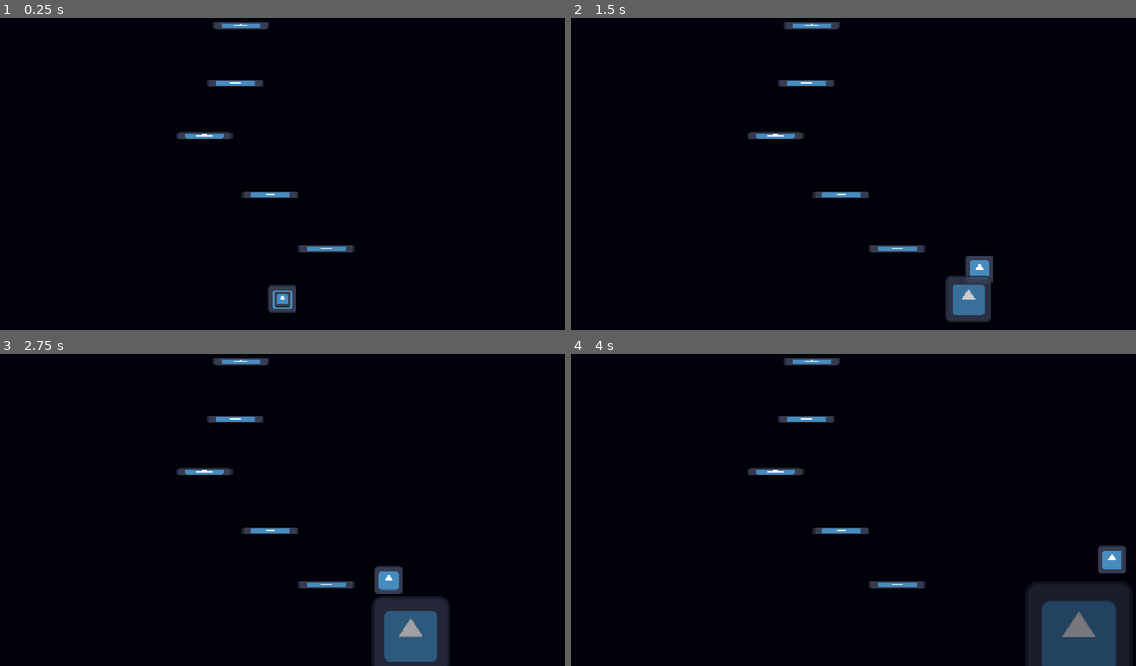
Above: before the commit, frames 1-4 (two rows, left to right).
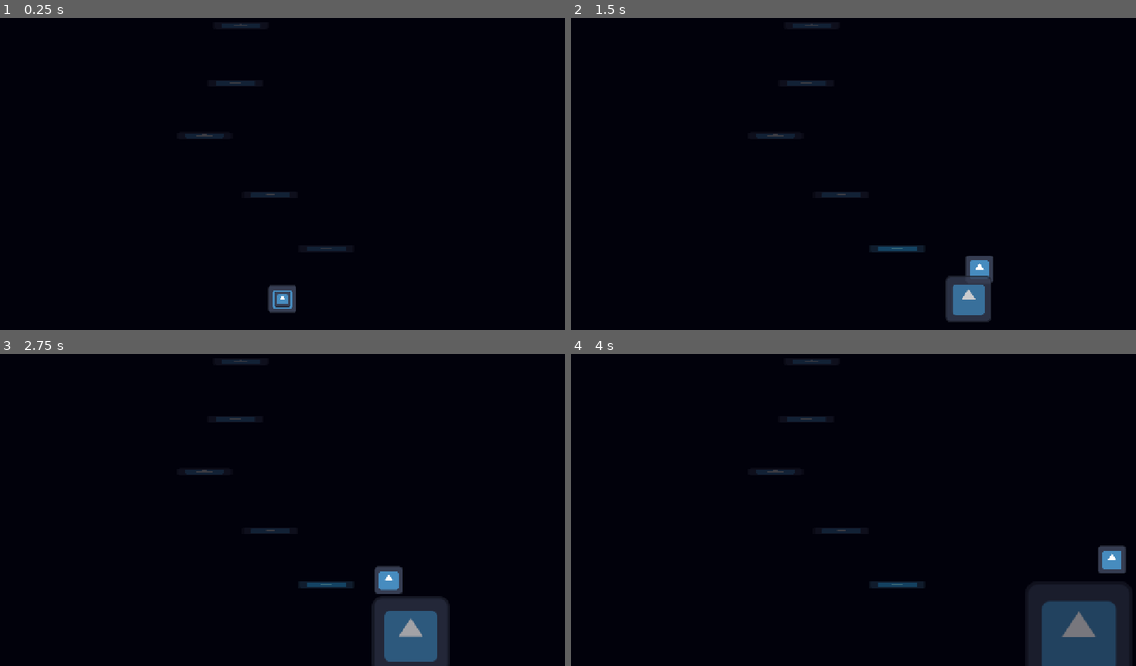
Above: after the commit, the same moments.

Repository: NikhilKshub/cave-game
Game: Godot game, scene res://scenes/game.tscn
Same seed, same stepped clock (60 frames per second), same inputs: the game is played once before the commit and once after it. The engine's default icon, where the game draws it, is replaced by a stand-in: a white triangle on a blue panel in a dark square.
Inputs:
- Up to frame 1 (0.25 s): no input
- Up to frame 2 (1.5 s): hold Right (move_right) from 0.53 s (still down)
- Up to frame 3 (2.75 s): release Right (move_right) at 2.03 s; hold Left (move_left) from 2.03 s (still down)
- Up to frame 4 (4 s): release Left (move_left) at 2.78 s; hold Right (move_right) from 2.78 s (still down)

The runs differ from the first frame. In frame 1, 1.1% of the frame differs, in the area x 31-63%, y 1-76%; in frame 2, 1.1%; in frame 3, 1.1%; in frame 4, 1.1%.

Commit message:
ring , platform outline , highlight

Diff:
--- a/scenes/platform.tscn
+++ b/scenes/platform.tscn
@@ -6,10 +6,16 @@
 [sub_resource type="RectangleShape2D" id="RectangleShape2D_2m21h"]
 size = Vector2(128, 16)
 
-[node name="platform" type="StaticBody2D" unique_id=2034601818]
+[node name="platform" type="StaticBody2D" unique_id=2034601818 groups=["platforms"]]
 script = ExtResource("1_nlgqw")
 
-[node name="Sprite2D" type="Sprite2D" parent="." unique_id=1610000965]
+[node name="outline" type="Sprite2D" parent="." unique_id=1610000965]
+modulate = Color(1, 1, 1, 0.23529412)
+scale = Vector2(1, 0.125)
+texture = ExtResource("1_ba0x2")
+
+[node name="lit" type="Sprite2D" parent="." unique_id=296222264]
+modulate = Color(0.37254903, 0.9529412, 1, 0)
 scale = Vector2(1, 0.125)
 texture = ExtResource("1_ba0x2")
 
--- a/scenes/ring.tscn
+++ b/scenes/ring.tscn
@@ -15,3 +15,5 @@
 
 [node name="CollisionShape2D" type="CollisionShape2D" parent="." unique_id=1944882140]
 shape = SubResource("CircleShape2D_srsb4")
+
+[connection signal="body_entered" from="." to="." method="_on_body_entered"]
--- a/scripts/platform.gd
+++ b/scripts/platform.gd
@@ -1,5 +1,15 @@
 extends StaticBody2D
 
 
+@onready var lit = $lit
+var tween
+
 func _on_visible_on_screen_notifier_2d_screen_exited() -> void:
 	queue_free()
+
+func light_up():
+	if tween:
+		tween.kill()
+	lit.modulate.a = 1
+	tween = create_tween()
+	tween.tween_property(lit, "modulate:a", 0.0, 1.5)
--- a/scripts/ring.gd
+++ b/scripts/ring.gd
@@ -7,3 +7,8 @@
 	grow_tween.tween_callback(queue_free)
 	var fade_tween = create_tween()
 	fade_tween.tween_property(self, "modulate:a", 0.0, 0.5)
+
+
+func _on_body_entered(body: Node2D) -> void:
+	if body.is_in_group("platforms"):
+		body.light_up()
